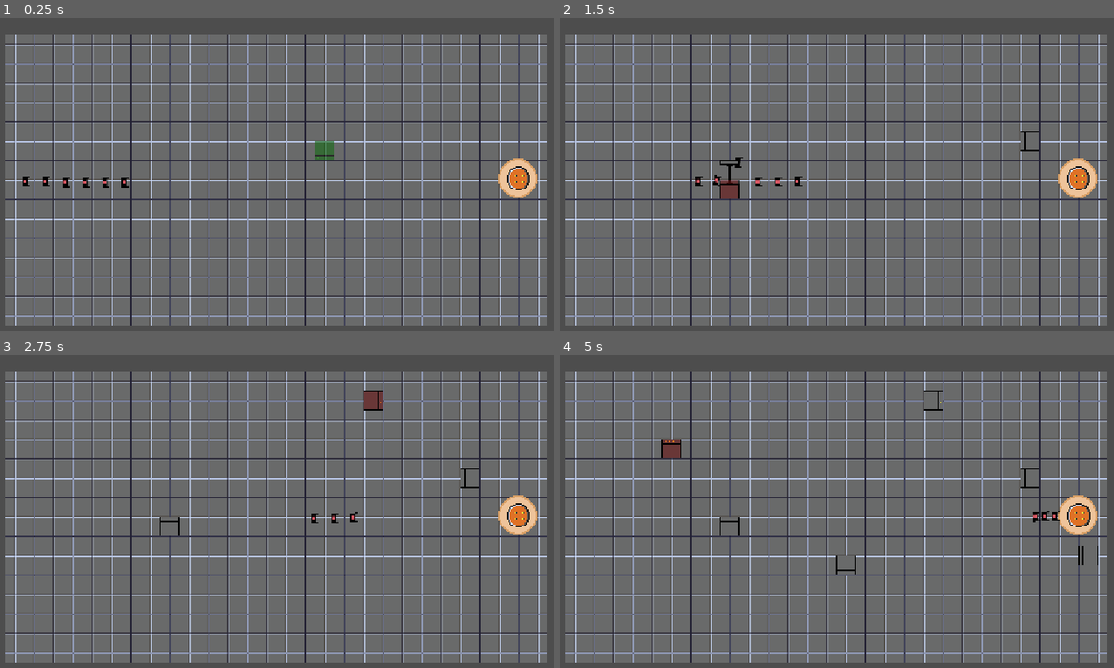
Above: before the commit, frames 1-4 (two rows, left to right).
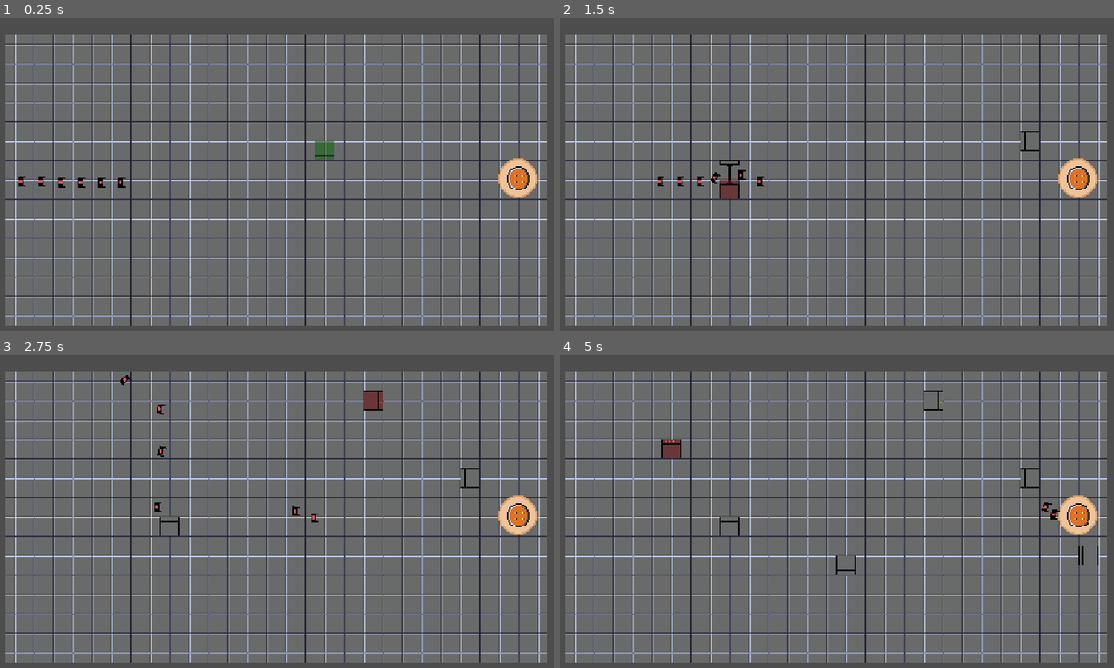
Above: after the commit, the same moments.

Repository: anothanj/impulse-42
Game: Godot game, scene res://scenes/game.tscn
Two runs of this game, one before a commit and one after it. Both use one fixed random seed, a clock stepped at 60 frames per second and the inputs below.
Inputs (mouse positions are in pixels of both pictures, inside the frame that each line leads up to):
- Up to frame 1 (0.25 s): no input
- Up to frame 2 (1.5 s): move the mouse to (1030, 133) at 0.52 s; hold R (rotate_tower) 0.53-1.28 s; click (1030, 133) at 0.67 s; move the mouse to (737, 171) at 1.27 s; tap R (rotate_tower) at 1.35 s; click (737, 171) at 1.42 s
- Up to frame 3 (2.75 s): move the mouse to (382, 405) at 2.02 s; hold R (rotate_tower) from 2.03 s (still down); click (382, 405) at 2.17 s
- Up to frame 4 (5 s): move the mouse to (842, 567) at 2.77 s; release R (rotate_tower) at 2.78 s; tap R (rotate_tower) at 2.85, 4.35 s; click (842, 567) at 2.92 s; move the mouse to (1086, 549) at 3.52 s; hold R (rotate_tower) 3.53-4.28 s; click (1086, 549) at 3.67 s; move the mouse to (665, 430) at 4.27 s; click (665, 430) at 4.42 s

The runs differ from the first frame. In frame 1, 0.3% of the frame differs, in the area x 3-24%, y 50-55%; in frame 2, 0.3%; in frame 3, 0.2%; in frame 4, 0.2%.

Commit message:
bugfix: small bugfixes

Diff:
--- a/scenes/game.tscn
+++ b/scenes/game.tscn
@@ -99,6 +99,6 @@
 offset_top = 193.0
 offset_right = 534.0
 offset_bottom = 216.0
-text = "You Loose"
+text = "You Lose"
 
 [connection signal="body_exited" from="Boundaries" to="Boundaries" method="_on_body_exited"]
--- a/scenes/kernel.tscn
+++ b/scenes/kernel.tscn
@@ -10,6 +10,7 @@
 [node name="Kernel" type="RigidBody2D" unique_id=679810165]
 texture_filter = 1
 mass = 1000.0
+linear_damp = 2.0
 physics_material_override = SubResource("PhysicsMaterial_uwrxv")
 
 [node name="CollisionShape2D" type="CollisionShape2D" parent="." unique_id=706727948]
--- a/scenes/pusher.tscn
+++ b/scenes/pusher.tscn
@@ -9,6 +9,7 @@
 size = Vector2(32, 32)
 
 [node name="Pusher" type="RigidBody2D" unique_id=923092446]
+mass = 3.0
 physics_material_override = SubResource("PhysicsMaterial_xqhj7")
 script = ExtResource("2_xqhj7")
 
